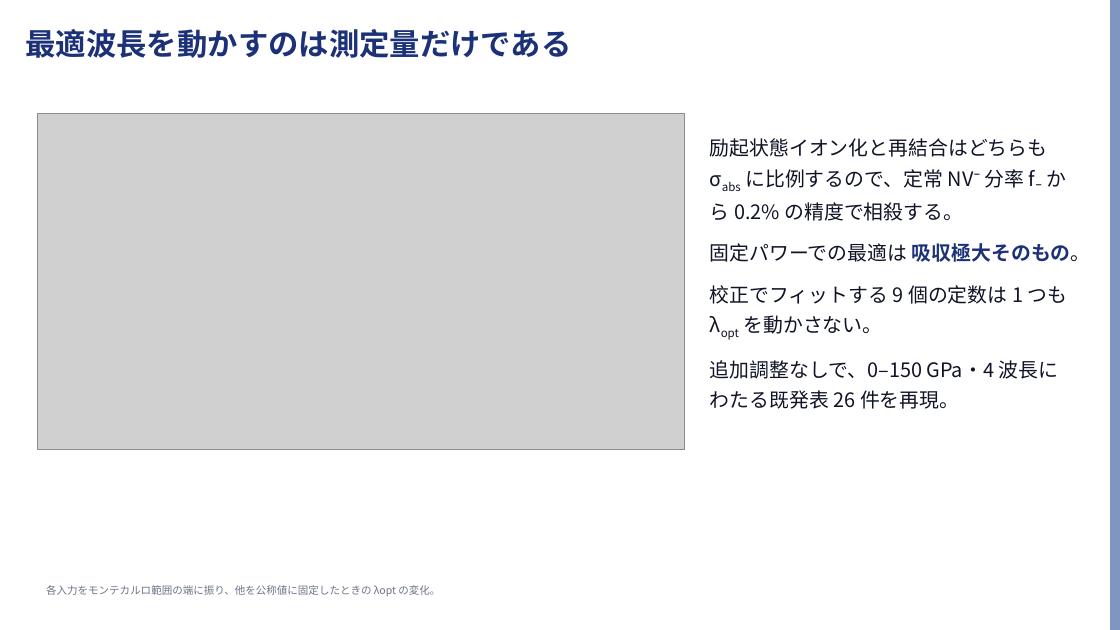
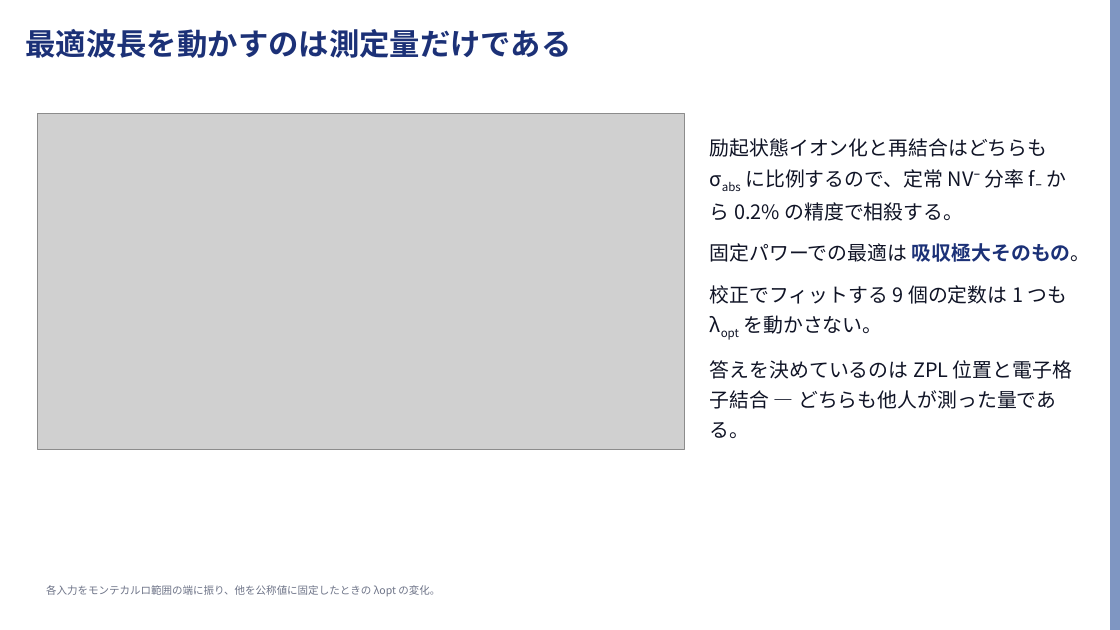
Before and after one commit to Risei412/ultra-high-pressure-ODMR, a slide deck: slide 6 of slides/odmr_474nm_talk.pptx (slide 5 before the commit). Drawn at 1120x630 pixels with LibreOffice and Linux fonts; fonts in the diff are those of the drawing; grey boxes stand for pictures; background and template pictures are left out. Boxes give left, top, right and bottom in pixels: in the first picture for what was removed or moved away, otherwise in the second. Text is boxed around its words. In the diff, an @@ line names an element or a change of style, - is before the commit and + after.

```diff
--- a/slides/odmr_474nm_talk.pptx
+++ b/slides/odmr_474nm_talk.pptx
@@ text at bbox=[710, 360, 1072, 438]: text changed @@
-追加調整なしで、0–150 GPa・4 波長にわたる既発表 26 件を再現。
+答えを決めているのは ZPL 位置と電子格子結合 — どちらも他人が測った量である。
```
Also in this commit, not shown: 2 slides added, 5 other files.
